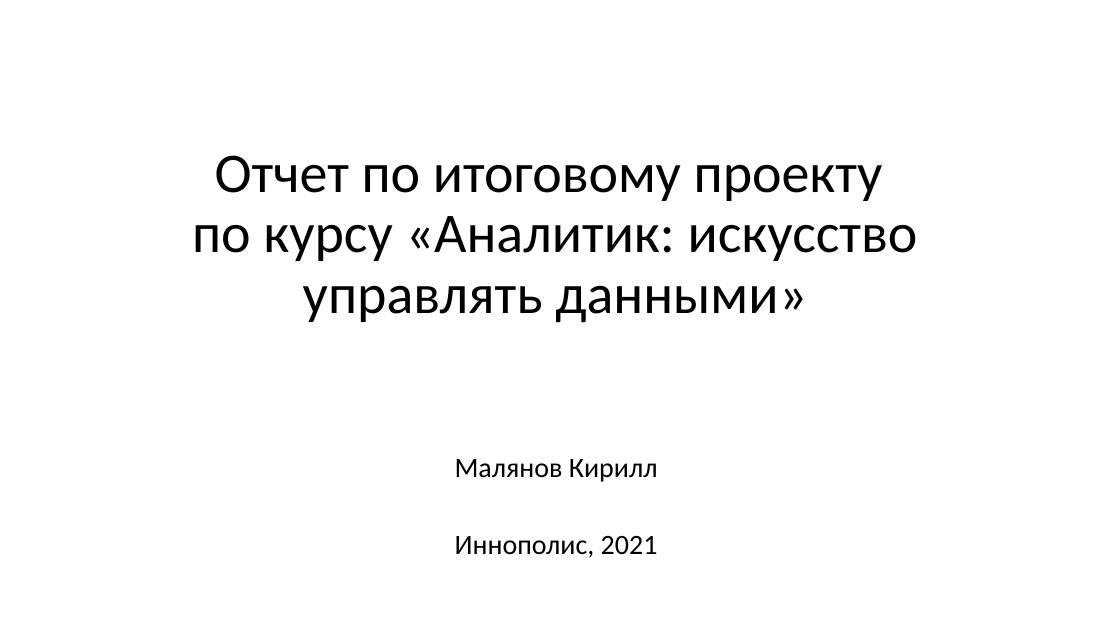
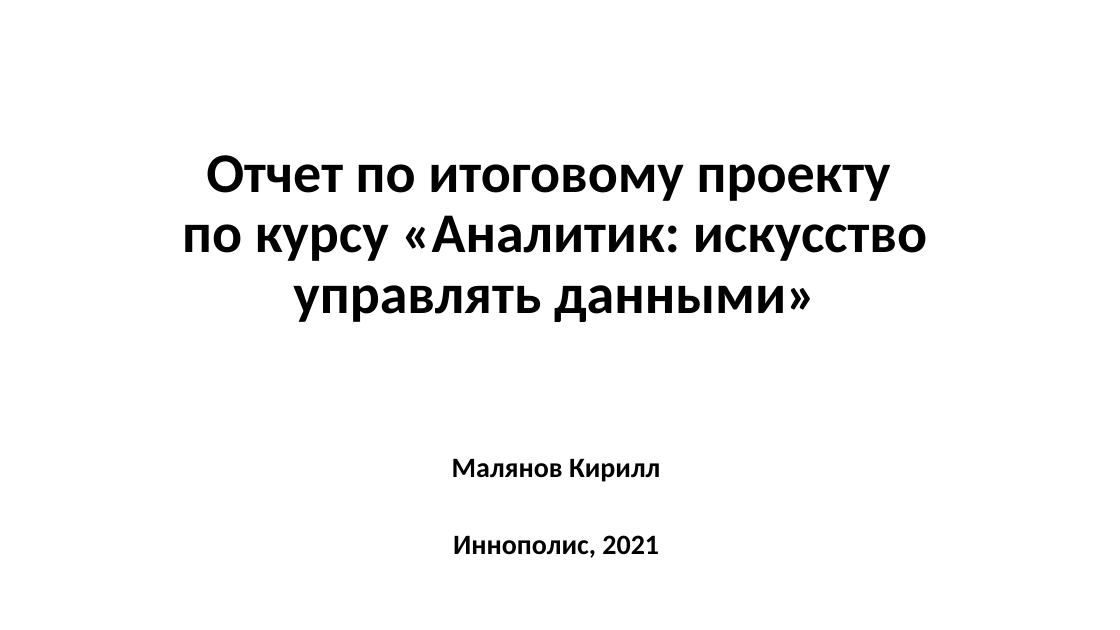
Before and after one commit to mk-info2013/my_study, a slide deck: slide 1 of Attestation.pptx. Drawn at 1120x630 pixels with LibreOffice and Linux fonts; fonts in the diff are those of the drawing. Boxes give left, top, right and bottom in pixels: in the first picture for what was removed or moved away, otherwise in the second. Text is boxed around its words. In the diff, an @@ line names an element or a change of style, - is before the commit and + after.

```diff
--- a/Attestation.pptx
+++ b/Attestation.pptx
@@ title "Отчет по итоговому проекту по ..." at bbox=[182, 155, 927, 322]: bold on @@
@@ subtitle "Малянов Кирилл" at bbox=[452, 459, 660, 558]: bold on @@
```
Also in this commit, not shown: 2 other slides changed, 3 slides added, 4 slides removed.
